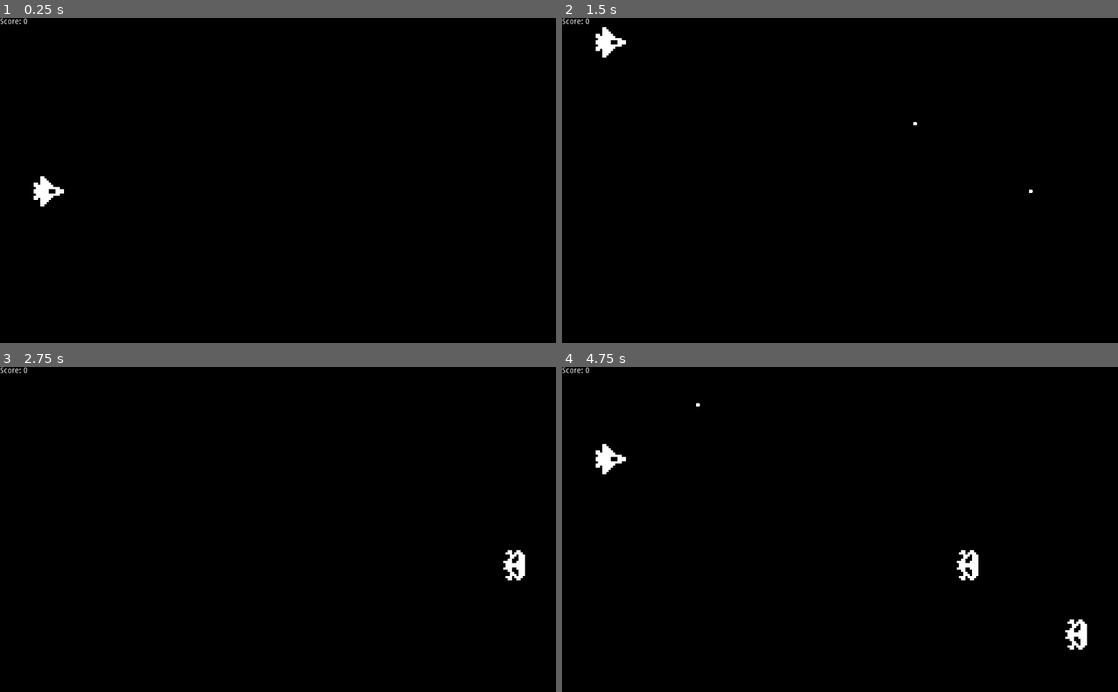
Above: before the commit, frames 1-4 (two rows, left to right).
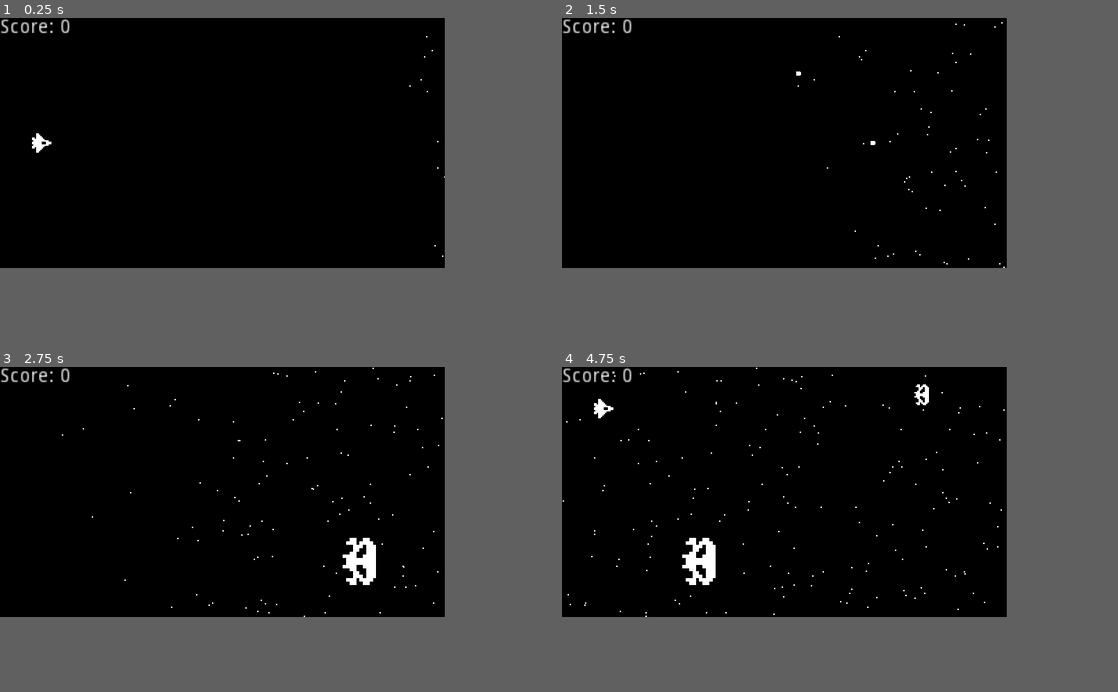
Above: after the commit, the same moments.

Repository: leovct/games
Game: Godot game, scene res://World.tscn
Two runs of this game, one before a commit and one after it. Both use one fixed random seed, a clock stepped at 60 frames per second and the inputs below.
Inputs:
- Up to frame 1 (0.25 s): no input
- Up to frame 2 (1.5 s): tap Enter (ui_accept) at 0.5, 0.77 s; hold Up (ui_up) 0.53-1.28 s; hold Down (ui_down) from 1.28 s (still down)
- Up to frame 3 (2.75 s): tap Enter (ui_accept) at 1.52 s; release Down (ui_down) at 2.03 s; hold Up (ui_up) from 2.03 s (still down)
- Up to frame 4 (4.75 s): tap Enter (ui_accept) at 3.02, 3.77, 4.52 s; release Up (ui_up) at 3.53 s; hold Down (ui_down) from 3.53 s (still down)
In our replay, the window is 800x468 before the commit and 640x360 after it. These sizes can differ from the game's own. Grey fills any space a smaller window leaves; there, only what the larger window draws over its background counts as a difference.

The runs differ from the first frame. In frame 1, 0.6% of the frame differs, in the area x 0-80%, y 0-74%; in frame 2, 0.6%; in frame 3, 1.2%; in frame 4, 2.0%, in the area x 0-95%, y 0-87%.

Commit message:
space-shooter: add particles and change some project settings

Diff:
--- a/space-shooter/Bullet.gd
+++ b/space-shooter/Bullet.gd
@@ -1,6 +1,6 @@
 extends Area2D
 
-export(int) var VELOCITY = 200
+export(int) var VELOCITY = 100
 
 # move the bullet from the left to the right of the screen
 func _process(delta) -> void:
--- a/space-shooter/Bullet.tscn
+++ b/space-shooter/Bullet.tscn
@@ -7,10 +7,11 @@
 extents = Vector2( 4, 3 )
 
 [node name="Bullet" type="Area2D"]
+scale = Vector2( 0.5, 0.5 )
 collision_layer = 4
 collision_mask = 2
 script = ExtResource( 2 )
-VELOCITY = 800
+VELOCITY = 200
 
 [node name="Sprite" type="Sprite" parent="."]
 texture = ExtResource( 1 )
--- a/space-shooter/Enemy.gd
+++ b/space-shooter/Enemy.gd
@@ -19,7 +19,7 @@
 		# increase player's score
 		var mainNode = get_tree().current_scene
 		if mainNode.is_in_group("World"):
-			mainNode.score += 10
+			mainNode.score += 10 * scale.x
 		# destroy the enemy
 		queue_free()
 
@@ -34,8 +34,5 @@
 	# add it as a child of the main node
 	var mainNode: Node = get_tree().current_scene
 	mainNode.call_deferred("add_child", explosionEffect)
-	#mainNode.add_child(explosionEffect)
 	# set its position
 	explosionEffect.global_position = global_position
-	# scale the explosion by 4
-	explosionEffect.scale *= 4
--- a/space-shooter/Enemy.tscn
+++ b/space-shooter/Enemy.tscn
@@ -5,8 +5,9 @@
 
 [node name="Enemy" type="Area2D"]
 collision_layer = 2
-collision_mask = 4
+collision_mask = 5
 script = ExtResource( 2 )
+VELOCITY = 80
 
 [node name="Sprite" type="Sprite" parent="."]
 texture = ExtResource( 1 )
--- a/space-shooter/EnemySpawner.gd
+++ b/space-shooter/EnemySpawner.gd
@@ -3,6 +3,7 @@
 const Enemy = preload("res://Enemy.tscn")
 
 onready var spawnPoints = $SpawnPoints
+var rng = RandomNumberGenerator.new()
 
 # get a random spawn point out of all the spawn points
 func get_spawn_point() -> Vector2:
@@ -19,8 +20,9 @@
 	mainNode.add_child(enemy)
 	# set its position to one of the spawn points
 	enemy.global_position = get_spawn_point()
-	# scale the enemy by 4
-	enemy.scale *= 4
+	# set its size randomly
+	rng.randomize()
+	enemy.scale *= (1 + rng.randf_range(0.0,2.0))
 
 # timer called every x seconds
 func _on_Timer_timeout() -> void:
--- a/space-shooter/EnemySpawner.tscn
+++ b/space-shooter/EnemySpawner.tscn
@@ -8,31 +8,28 @@
 [node name="SpawnPoints" type="Node2D" parent="."]
 
 [node name="Position2D" type="Position2D" parent="SpawnPoints"]
-position = Vector2( 0, 46 )
+position = Vector2( 0, 20 )
 
 [node name="Position2D2" type="Position2D" parent="SpawnPoints"]
-position = Vector2( 0, 110 )
+position = Vector2( 0, 40 )
 
 [node name="Position2D3" type="Position2D" parent="SpawnPoints"]
-position = Vector2( 0, 174 )
+position = Vector2( 0, 60 )
 
 [node name="Position2D4" type="Position2D" parent="SpawnPoints"]
-position = Vector2( 0, 238 )
+position = Vector2( 0, 80 )
 
 [node name="Position2D5" type="Position2D" parent="SpawnPoints"]
-position = Vector2( 0, 302 )
+position = Vector2( 0, 100 )
 
 [node name="Position2D6" type="Position2D" parent="SpawnPoints"]
-position = Vector2( 0, 366 )
+position = Vector2( 0, 120 )
 
 [node name="Position2D7" type="Position2D" parent="SpawnPoints"]
-position = Vector2( 0, 430 )
+position = Vector2( 0, 140 )
 
 [node name="Position2D8" type="Position2D" parent="SpawnPoints"]
-position = Vector2( 0, 494 )
-
-[node name="Position2D9" type="Position2D" parent="SpawnPoints"]
-position = Vector2( 0, 558 )
+position = Vector2( 0, 160 )
 
 [node name="Timer" type="Timer" parent="."]
 wait_time = 2.0
--- a/space-shooter/Ship.gd
+++ b/space-shooter/Ship.gd
@@ -40,8 +40,5 @@
 	# add it as a child of the main node
 	var mainNode: Node = get_tree().current_scene
 	mainNode.call_deferred("add_child", explosionEffect)
-	#mainNode.add_child(explosionEffect)
 	# set its position
 	explosionEffect.global_position = global_position
-	# scale the explosion by 4
-	explosionEffect.scale *= 4
--- a/space-shooter/Ship.tscn
+++ b/space-shooter/Ship.tscn
@@ -4,7 +4,6 @@
 [ext_resource path="res://Ship.gd" type="Script" id=2]
 
 [node name="Ship" type="Area2D"]
-scale = Vector2( 4, 4 )
 collision_mask = 2
 script = ExtResource( 2 )
 __meta__ = {
--- a/space-shooter/World.tscn
+++ b/space-shooter/World.tscn
@@ -1,8 +1,19 @@
-[gd_scene load_steps=4 format=2]
+[gd_scene load_steps=5 format=2]
 
 [ext_resource path="res://Ship.tscn" type="PackedScene" id=1]
 [ext_resource path="res://World.gd" type="Script" id=2]
 [ext_resource path="res://EnemySpawner.tscn" type="PackedScene" id=3]
+
+[sub_resource type="ParticlesMaterial" id=1]
+emission_shape = 2
+emission_box_extents = Vector3( 0, 90, 1 )
+flag_disable_z = true
+spread = 0.0
+gravity = Vector3( 0, 0, 0 )
+initial_velocity = -100.0
+initial_velocity_random = 0.5
+orbit_velocity = 0.0
+orbit_velocity_random = 0.0
 
 [node name="World" type="Node" groups=[
 "World",
@@ -18,15 +29,22 @@
 "_edit_use_anchors_": false
 }
 
+[node name="StarParticles" type="Particles2D" parent="."]
+position = Vector2( 320, 90 )
+amount = 200
+lifetime = 5.0
+process_material = SubResource( 1 )
+
 [node name="Ship" parent="." instance=ExtResource( 1 )]
-position = Vector2( 90, 320 )
+position = Vector2( 30, 90 )
+VELOCITY = 200
 
 [node name="EnemySpawner" parent="." instance=ExtResource( 3 )]
-position = Vector2( 1024, 0 )
+position = Vector2( 320, 0 )
 
 [node name="ScoreLabel" type="Label" parent="."]
 anchor_right = 1.0
-margin_bottom = 108.0
+margin_bottom = 21.0
 text = "Score: 0"
 __meta__ = {
 "_edit_use_anchors_": false
--- a/space-shooter/project.godot
+++ b/space-shooter/project.godot
@@ -18,6 +18,14 @@
 config/name="space-shooter"
 run/main_scene="res://World.tscn"
 config/icon="res://icon.png"
+
+[display]
+
+window/size/width=320
+window/size/height=180
+window/size/test_width=1280
+window/size/test_height=720
+window/stretch/mode="2d"
 
 [importer_defaults]
 
